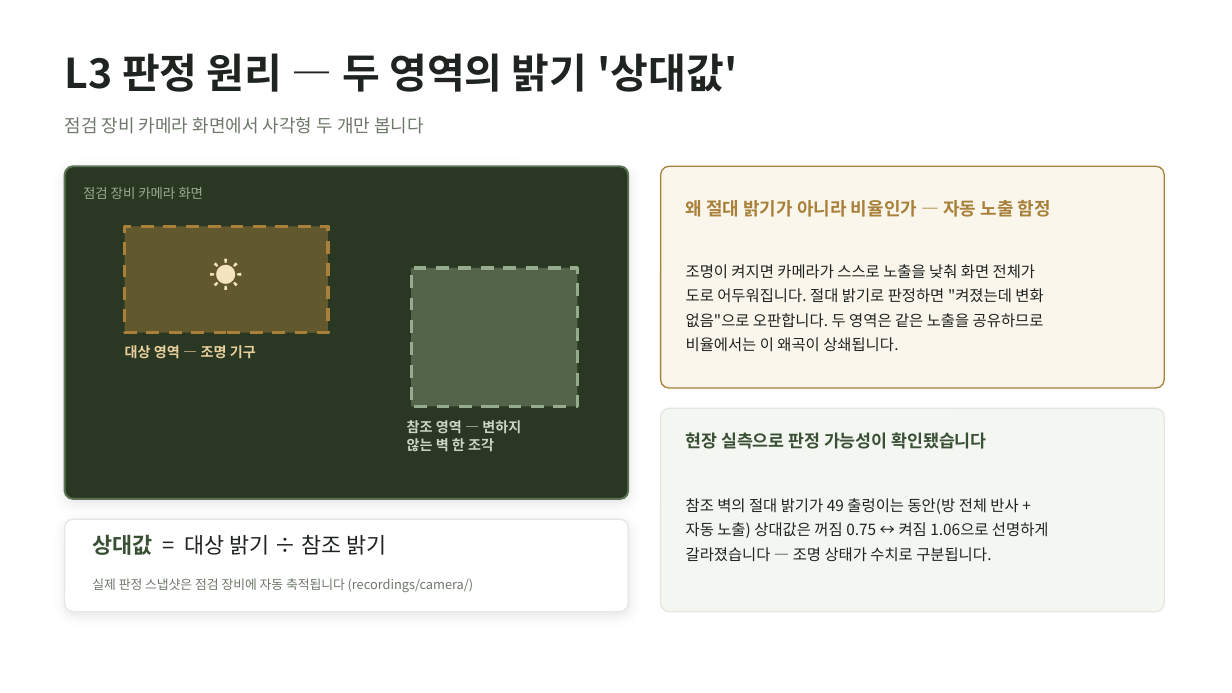
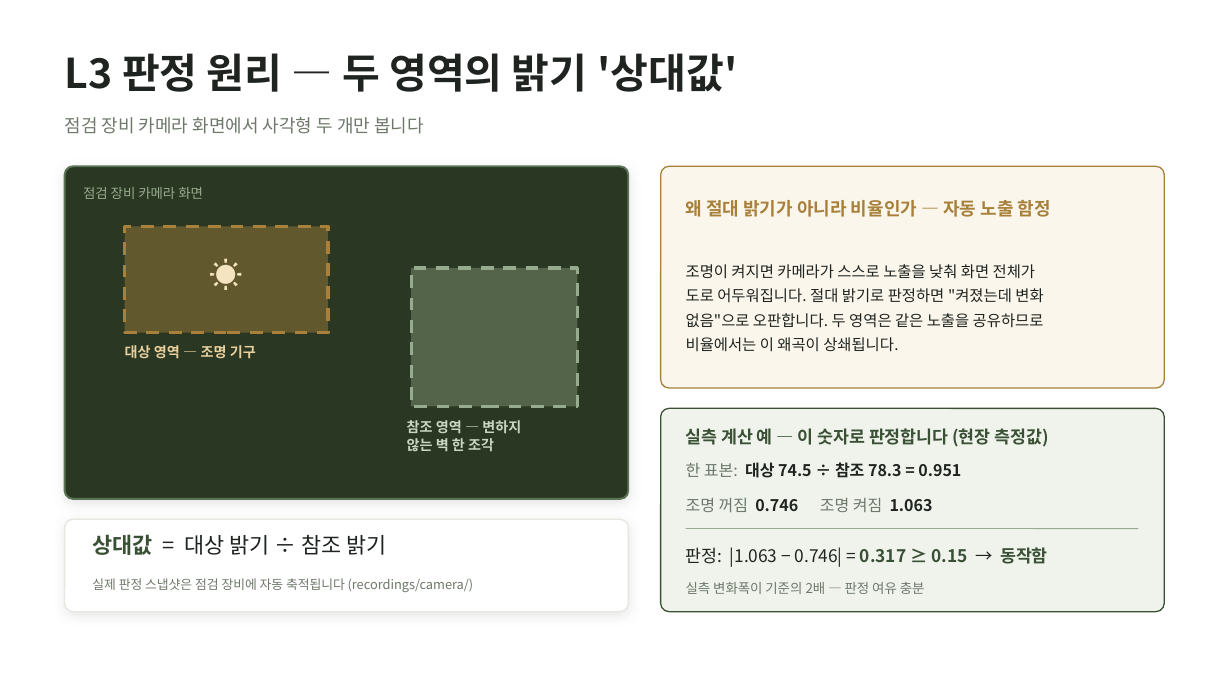
Before and after one commit to wonseok0415/wonseok-lab, a slide deck: slide 17 of thinqreal/fieldcheck/FieldCheck_진행보고_20260805.pptx. Drawn at 1232x693 pixels with LibreOffice and Linux fonts; fonts in the diff are those of the drawing. Boxes give left, top, right and bottom in pixels: in the first picture for what was removed or moved away, otherwise in the second. Text is boxed around its words. In the diff, an @@ line names an element or a change of style, - is before the commit and + after.

```diff
--- a/thinqreal/fieldcheck/FieldCheck_진행보고_20260805.pptx
+++ b/thinqreal/fieldcheck/FieldCheck_진행보고_20260805.pptx
@@ rounded rectangle at (x1=661, y1=409, x2=1165, y2=612): fill #F4F6F2 to #EFF3EC; outline #E4E8E1 1 pt to #3A5035 1 pt @@
@@ text at (x1=686, y1=428, x2=1049, y2=447): text changed @@
-현장 실측으로 판정 가능성이 확인됐습니다
+실측 계산 예 — 이 숫자로 판정합니다 (현장 측정값)
@@ text at (x1=686, y1=462, x2=961, y2=478): text changed; size 12 to 12.5 pt; bold on @@
-참조 벽의 절대 밝기가 49 출렁이는 동안(방 전체 반사 +
-자동 노출) 상대값은 꺼짐 0.75 ↔ 켜짐 1.06으로 선명하게
-갈라졌습니다 — 조명 상태가 수치로 구분됩니다.
+한 표본: 대상 74.5 ÷ 참조 78.3 = 0.951
@@ text added at (x1=686, y1=498, x2=933, y2=512), 12.5 pt, text #1F2420, bold @@
+조명 꺼짐 0.746 조명 켜짐 1.063
@@ line added from (686, 529) to (1139, 529), #97AC8E 0.75 pt @@
@@ text added at (x1=686, y1=547, x2=1048, y2=567), 13.5 pt, text #1F2420 @@
+판정: |1.063 − 0.746| = 0.317 ≥ 0.15 → 동작함
@@ text added at (x1=686, y1=582, x2=925, y2=594), 10.5 pt, text #6E786B @@
+실측 변화폭이 기준의 2배 — 판정 여유 충분
```
Also in this commit, not shown: 2 other files.
